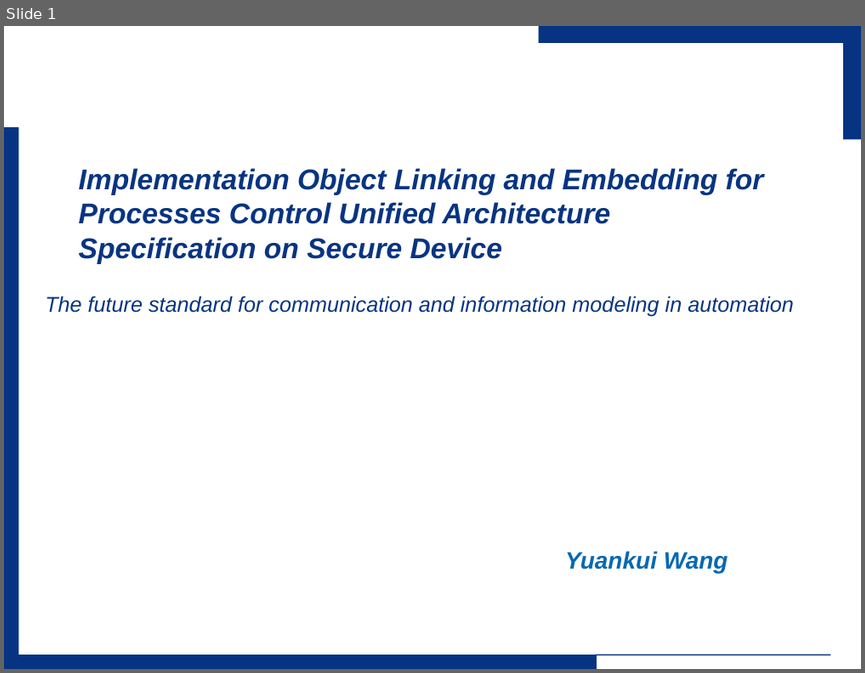
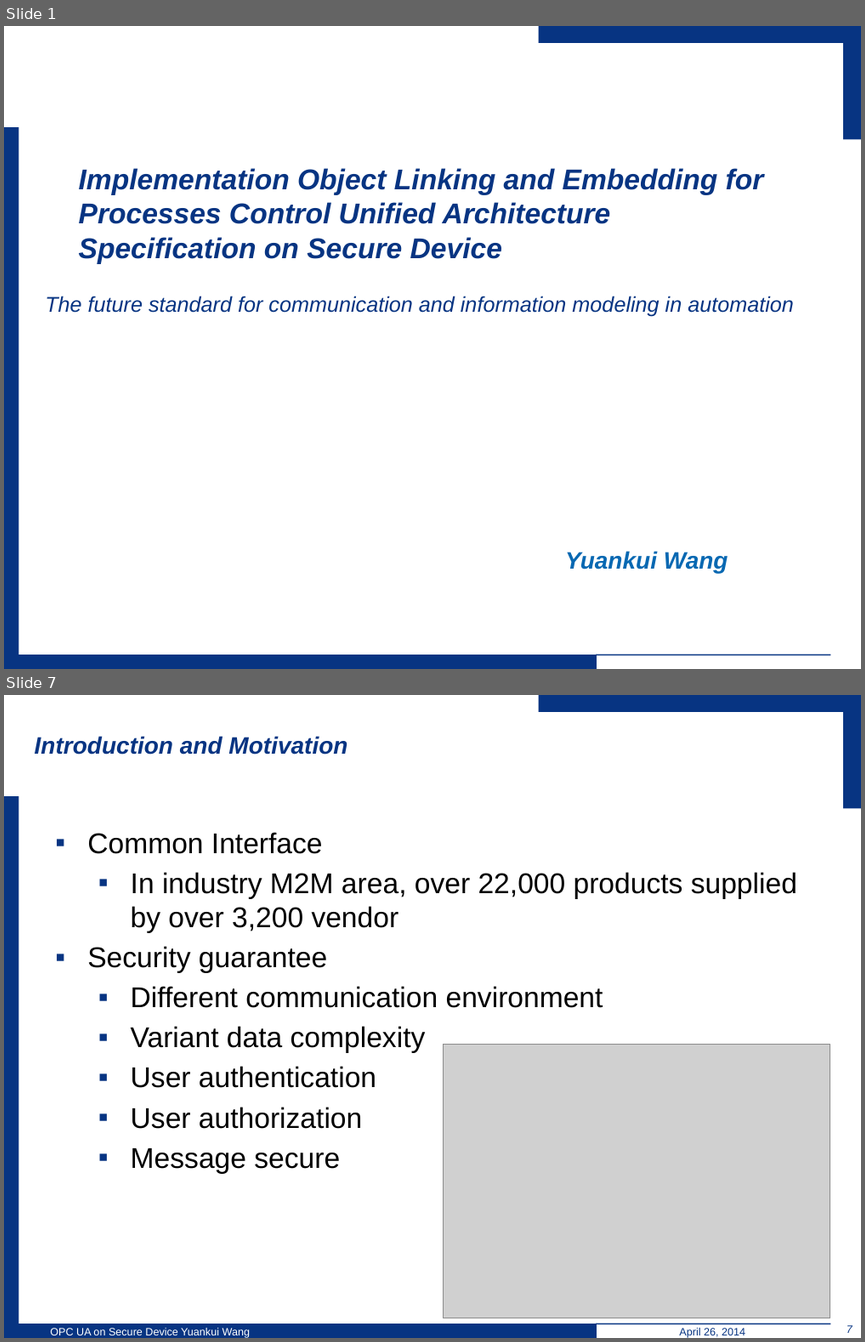
Before and after one commit to wsuetholz/opc-ua-wangyk-upb-morpho, a slide deck: ppt/Einleitung.pptx. Shown one above the other, each under a label of ours: slide 1 before the commit, slides 1 and 7 after it; the slides between them are not shown. The pictures are 865x673 and 865x1342 pixels, drawn with LibreOffice and Linux fonts; fonts in the diff are those of the drawing; grey boxes stand for pictures; background and template pictures are left out. Boxes give left, top, right and bottom in pixels: in the first picture for what was removed or moved away, otherwise in the second. Text is boxed around its words. In the diff, an @@ line names an element or a change of style, - is before the commit and + after.

```diff
--- a/ppt/Einleitung.pptx
+++ b/ppt/Einleitung.pptx
@@ slide 7 added at box(4, 695, 861, 1338), background #FFFFFF; not listed: 5 template elements that a slide beside it also shows @@
@@ title added at box(35, 736, 347, 755), 20 pt, text #073482, bold, italic @@
+Introduction and Motivation
@@ text added at box(87, 832, 797, 1174), 24 pt, text #000000 @@
+▪ Common Interface
+  ▪ In industry M2M area, over 22,000 products supplied by over 3,200 vendor
+▪ Security guarantee
+  ▪ Different communication environment
+  ▪ Variant data complexity
+  ▪ User authentication
+  ▪ User authorization
+  ▪ Message secure
@@ picture added at box(443, 1044, 830, 1318) @@
@@ text added at box(50, 1327, 250, 1338), 9 pt, text #FFFFFF @@
+OPC UA on Secure Device Yuankui Wang
@@ text added at box(679, 1327, 745, 1338), 9 pt, text #073482 @@
+April 26, 2014
@@ page number added at box(846, 1325, 852, 1333), 9 pt, text #073482 @@
+7
```
Also in this commit, not shown: 17 slides changed, 3 other slides added, 1 slide removed.
